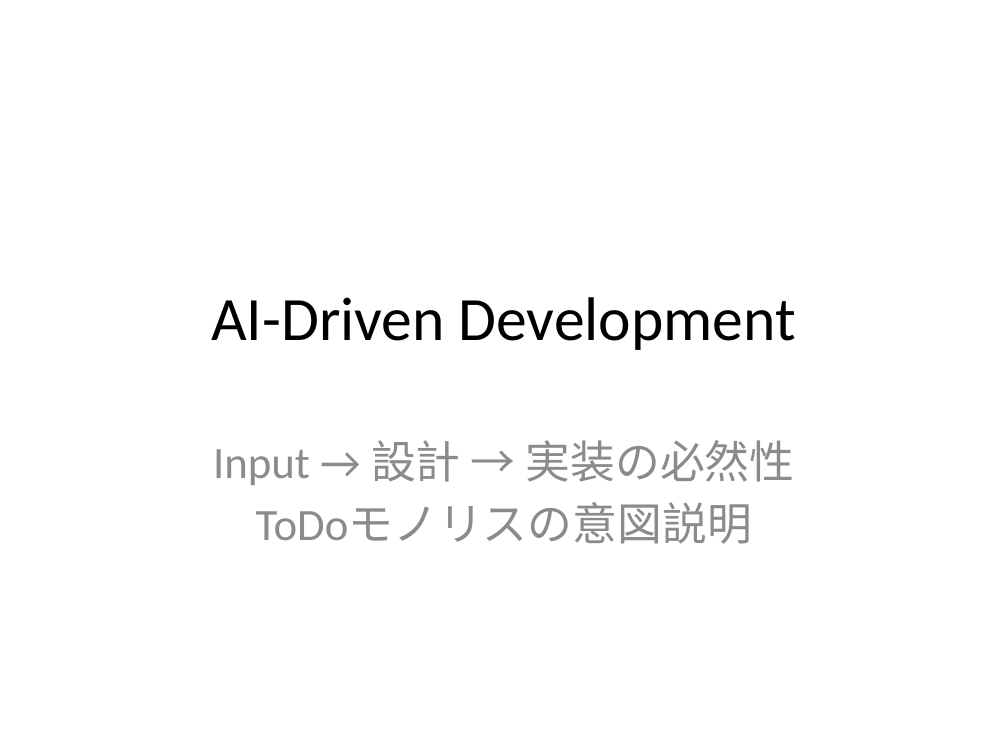
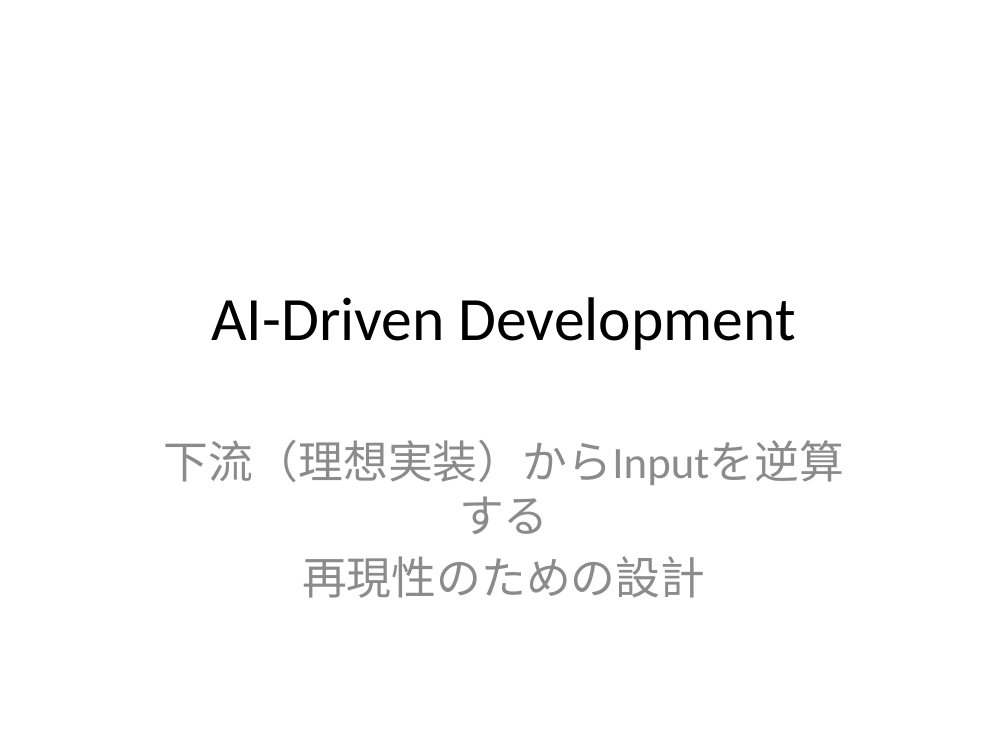
Before and after one commit to ttoaistudio/ai-driven-development, a slide deck: slide 1 of slides/ai-driven-development-intent.pptx. Drawn at 1008x756 pixels with LibreOffice and Linux fonts; fonts in the diff are those of the drawing. Boxes give left, top, right and bottom in pixels: in the first picture for what was removed or moved away, otherwise in the second. Text is boxed around its words. In the diff, an @@ line names an element or a change of style, - is before the commit and + after.

Commit message:
Reframe docs and slides for downstream-driven clean architecture

```diff
--- a/slides/ai-driven-development-intent.pptx
+++ b/slides/ai-driven-development-intent.pptx
@@ subtitle at (x1=164, y1=440, x2=844, y2=598): text changed @@
-Input → 設計 → 実装の必然性
-ToDoモノリスの意図説明
+下流（理想実装）からInputを逆算する
+再現性のための設計
```
Also in this commit, not shown: 2 other slides changed, 6 slides added, 6 slides removed, 5 other files.
